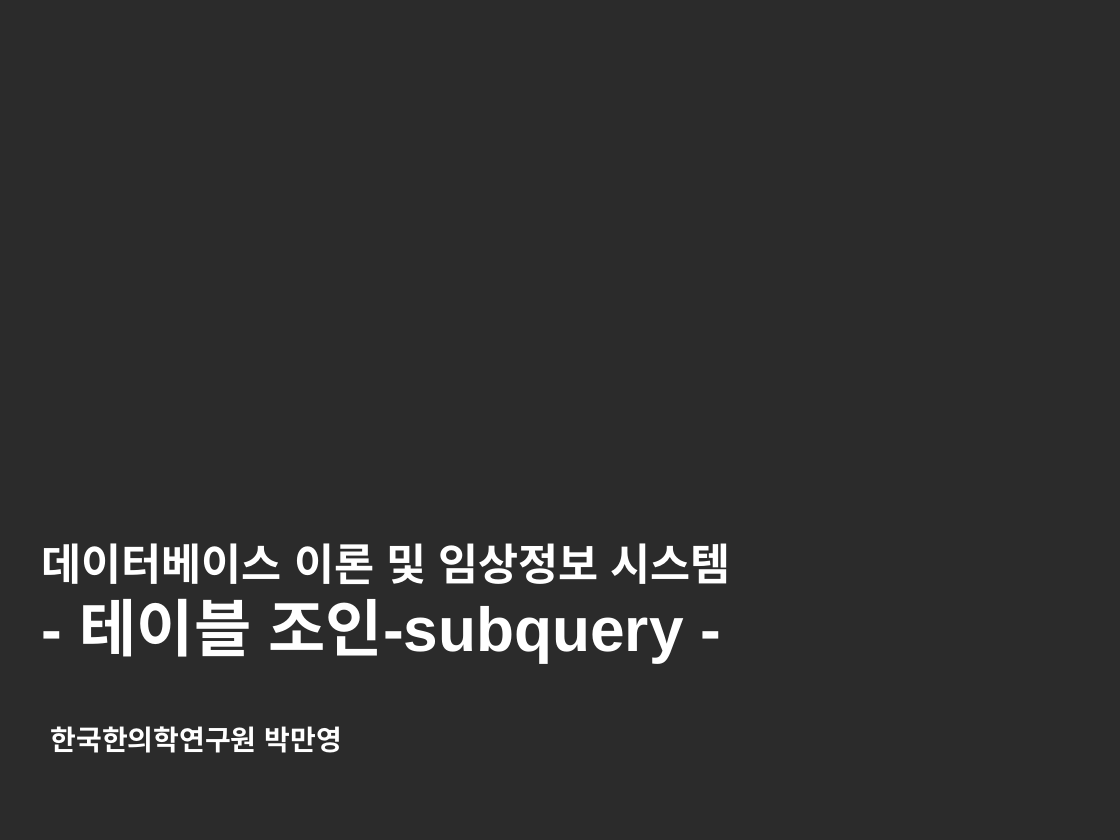
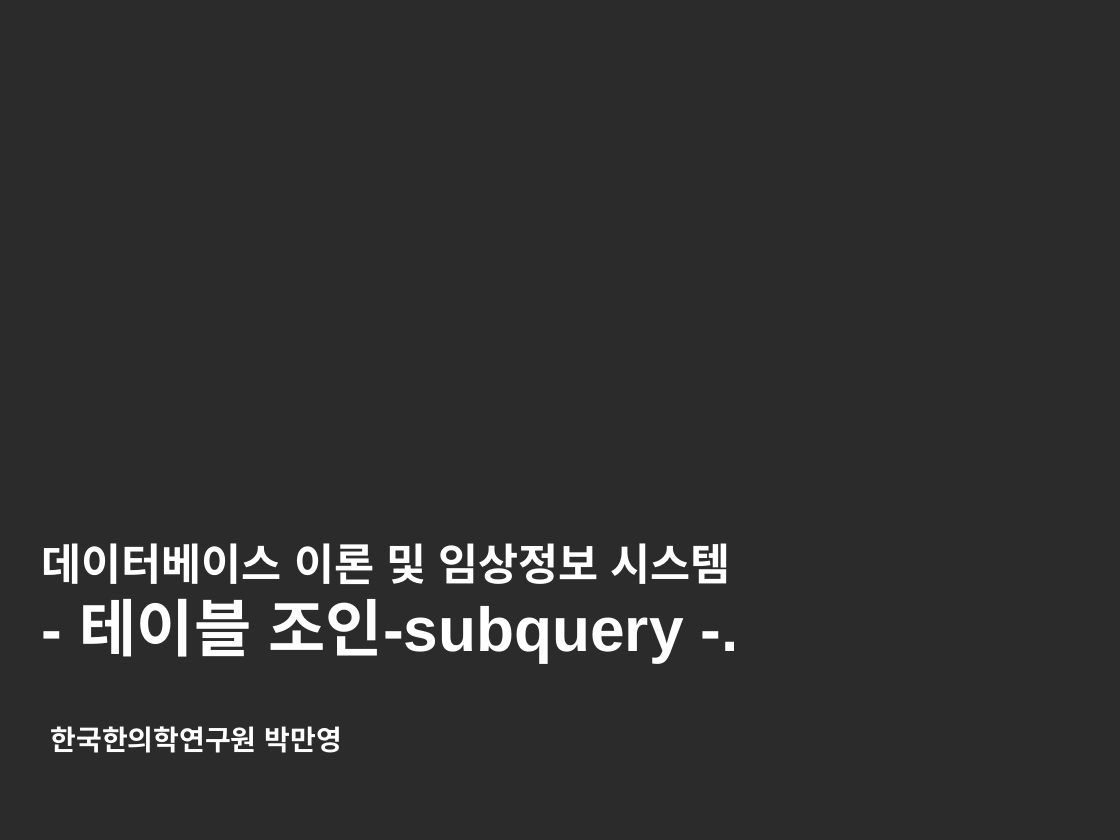
Before and after one commit to ManYoungPark/cpbmi2016, a slide deck: slide 1 of CPBMI_pmy_3rd_subquery.ppt. Drawn at 1120x840 pixels with LibreOffice and Linux fonts; fonts in the diff are those of the drawing; background and template pictures are left out; a plain dark background stands for a picture behind light text. Boxes give left, top, right and bottom in pixels: in the first picture for what was removed or moved away, otherwise in the second. Text is boxed around its words. In the diff, an @@ line names an element or a change of style, - is before the commit and + after.

Commit message:
커밋테스트

```diff
--- a/CPBMI_pmy_3rd_subquery.ppt
+++ b/CPBMI_pmy_3rd_subquery.ppt
@@ title at (x1=42, y1=543, x2=731, y2=664): text changed; size 28 to 40 pt @@
-데이터베이스 이론 및 임상정보 시스템
-- 테이블 조인-subquery -
+데이터베이스 이론 및 임상정보 시스템
+- 테이블 조인-subquery -.
```
